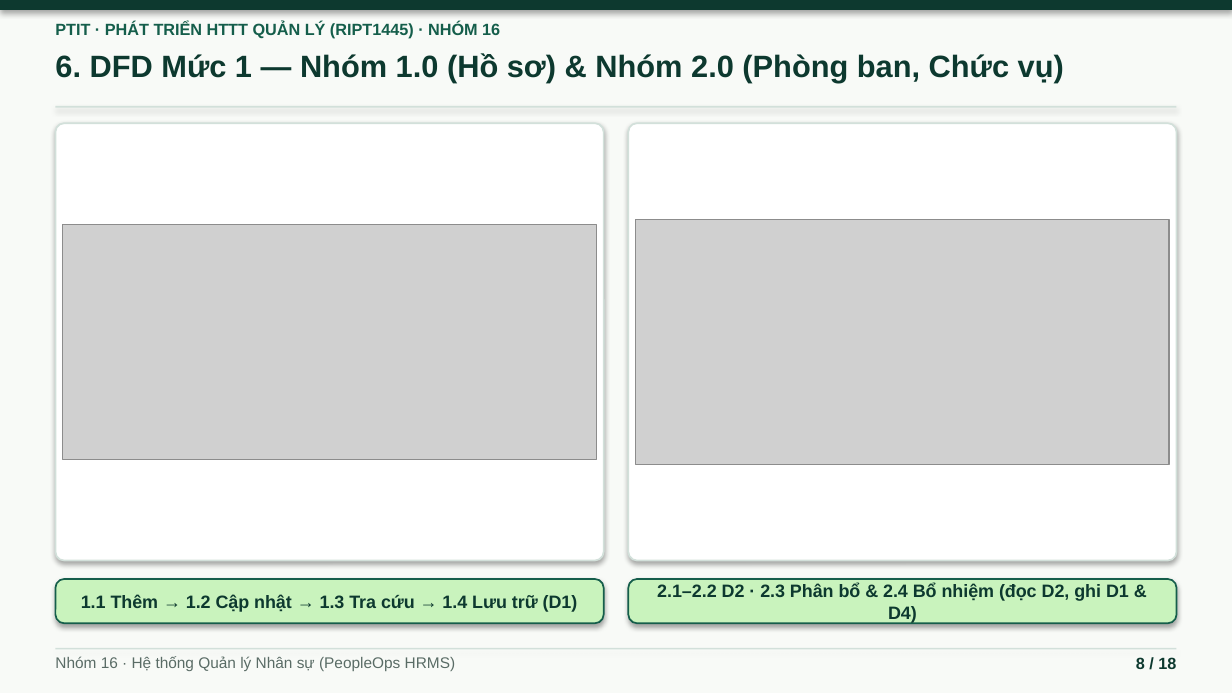
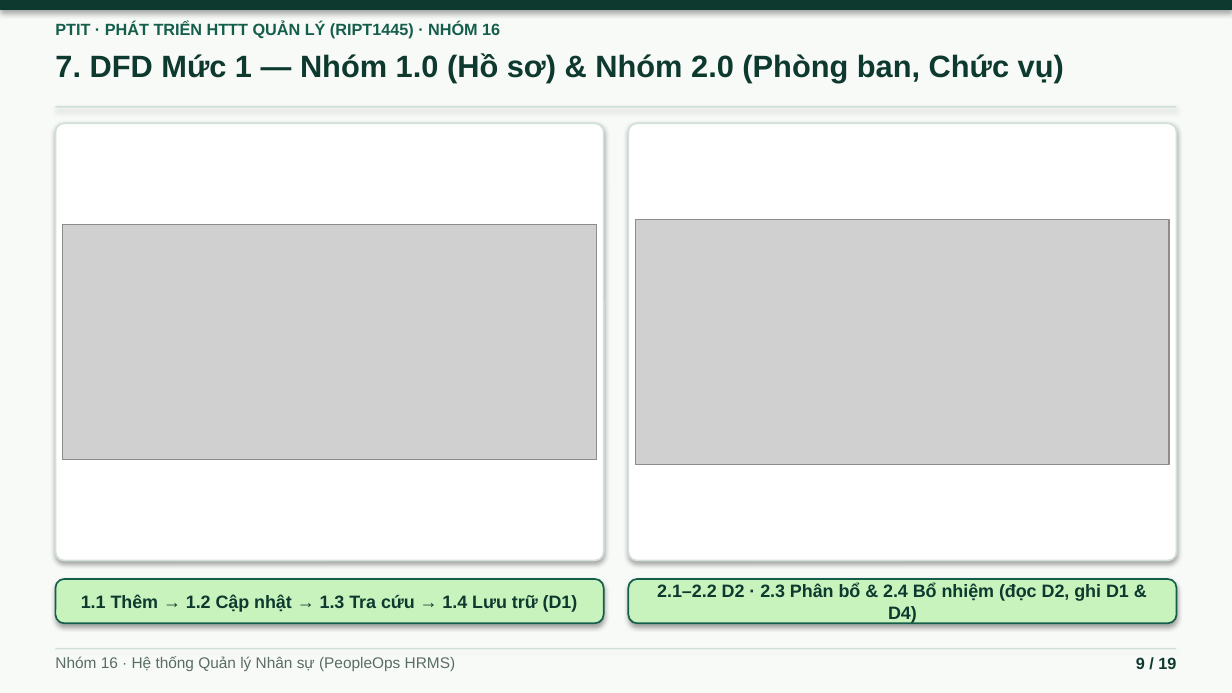
Before and after one commit to ninhduo263/human-resource-management-system, a slide deck: slide 9 of bao-cao/BAO_CAO_HTTTQL_Nhom16.pptx (slide 8 before the commit). Drawn at 1232x693 pixels with LibreOffice and Linux fonts; fonts in the diff are those of the drawing; grey boxes stand for pictures. Boxes give left, top, right and bottom in pixels: in the first picture for what was removed or moved away, otherwise in the second. Text is boxed around its words. In the diff, an @@ line names an element or a change of style, - is before the commit and + after.

```diff
--- a/bao-cao/BAO_CAO_HTTTQL_Nhom16.pptx
+++ b/bao-cao/BAO_CAO_HTTTQL_Nhom16.pptx
@@ text at (55, 53, 1064, 83): text changed @@
-6. DFD Mức 1 — Nhóm 1.0 (Hồ sơ) & Nhóm 2.0 (Phòng ban, Chức vụ)
+7. DFD Mức 1 — Nhóm 1.0 (Hồ sơ) & Nhóm 2.0 (Phòng ban, Chức vụ)
@@ text at (1136, 657, 1176, 669): text changed @@
-8 / 18
+9 / 19
```
Also in this commit, not shown: 15 other slides changed, 1 slide added, 4 other files.
